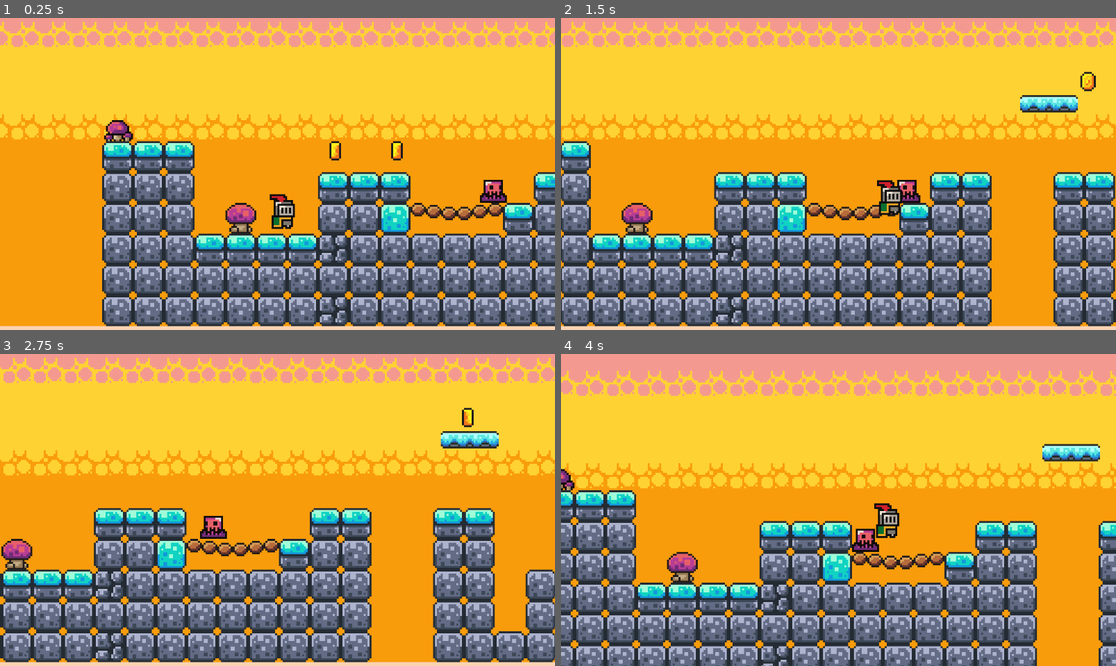
Above: before the commit, frames 1-4 (two rows, left to right).
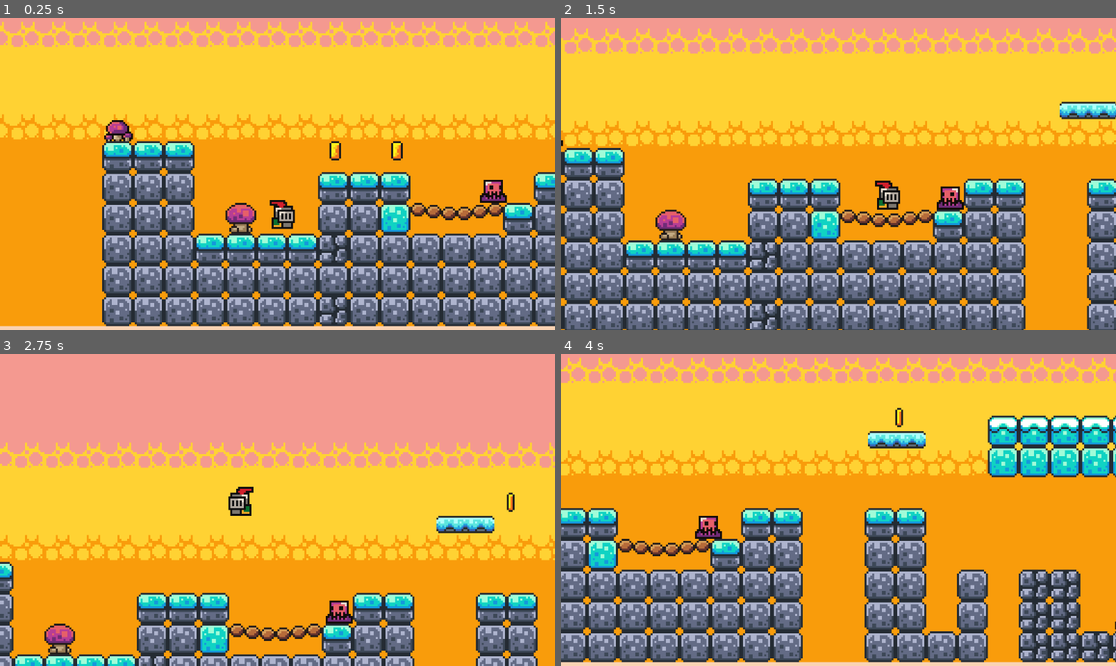
Above: after the commit, the same moments.

Repository: Savannah-K/godot-2d-practice
Game: Godot game, scene res://scenes/game.tscn
Same seed, same stepped clock (60 frames per second), same inputs: the game is played once before the commit and once after it.
Inputs:
- Up to frame 1 (0.25 s): no input
- Up to frame 2 (1.5 s): tap Enter (ui_accept) at 0.5, 0.6 s; hold Right (ui_right) from 0.53 s (still down); tap Space (jump, bound only after the commit) at 0.77, 0.8, 1.07, 1.35 s
- Up to frame 3 (2.75 s): tap Space (jump, bound only after the commit) at 1.52, 1.82, 2.3 s; tap Enter (ui_accept) at 1.55, 2.1 s; release Right (ui_right) at 2.03 s; hold Left (ui_left) from 2.03 s (still down)
- Up to frame 4 (4 s): release Left (ui_left) at 2.78 s; hold Right (ui_right) from 2.78 s (still down); tap Alt at 2.85 s; tap Space (jump, bound only after the commit) at 3.02, 3.32, 3.77, 3.8 s; tap Enter (ui_accept) at 3.05 s; tap Shift at 3.6 s

The runs differ from the first frame. In frame 1, 0.3% of the frame differs, in the area x 48-54%, y 56-68%; in frame 2, 48%; in frame 3, 84%, in the area x 0-100%, y 1-100%; in frame 4, 55%.

Commit message:
advanced player movement

Diff:
--- a/project.godot
+++ b/project.godot
@@ -19,6 +19,27 @@
 
 enabled=PackedStringArray("res://addons/godot_super-wakatime/plugin.cfg")
 
+[input]
+
+jump={
+"deadzone": 0.2,
+"events": [Object(InputEventKey,"resource_local_to_scene":false,"resource_name":"","device":-1,"window_id":0,"alt_pressed":false,"shift_pressed":false,"ctrl_pressed":false,"meta_pressed":false,"pressed":false,"keycode":0,"physical_keycode":32,"key_label":0,"unicode":32,"location":0,"echo":false,"script":null)
+, Object(InputEventKey,"resource_local_to_scene":false,"resource_name":"","device":-1,"window_id":0,"alt_pressed":false,"shift_pressed":false,"ctrl_pressed":false,"meta_pressed":false,"pressed":false,"keycode":0,"physical_keycode":87,"key_label":0,"unicode":119,"location":0,"echo":false,"script":null)
+]
+}
+move_left={
+"deadzone": 0.2,
+"events": [Object(InputEventKey,"resource_local_to_scene":false,"resource_name":"","device":-1,"window_id":0,"alt_pressed":false,"shift_pressed":false,"ctrl_pressed":false,"meta_pressed":false,"pressed":false,"keycode":0,"physical_keycode":4194319,"key_label":0,"unicode":0,"location":0,"echo":false,"script":null)
+, Object(InputEventKey,"resource_local_to_scene":false,"resource_name":"","device":-1,"window_id":0,"alt_pressed":false,"shift_pressed":false,"ctrl_pressed":false,"meta_pressed":false,"pressed":false,"keycode":0,"physical_keycode":65,"key_label":0,"unicode":97,"location":0,"echo":false,"script":null)
+]
+}
+move_right={
+"deadzone": 0.2,
+"events": [Object(InputEventKey,"resource_local_to_scene":false,"resource_name":"","device":-1,"window_id":0,"alt_pressed":false,"shift_pressed":false,"ctrl_pressed":false,"meta_pressed":false,"pressed":false,"keycode":0,"physical_keycode":4194321,"key_label":0,"unicode":0,"location":0,"echo":false,"script":null)
+, Object(InputEventKey,"resource_local_to_scene":false,"resource_name":"","device":-1,"window_id":0,"alt_pressed":false,"shift_pressed":false,"ctrl_pressed":false,"meta_pressed":false,"pressed":false,"keycode":0,"physical_keycode":68,"key_label":0,"unicode":100,"location":0,"echo":false,"script":null)
+]
+}
+
 [rendering]
 
 textures/canvas_textures/default_texture_filter=0
--- a/scenes/player.tscn
+++ b/scenes/player.tscn
@@ -19,6 +19,74 @@
 atlas = ExtResource("1_4flbx")
 region = Rect2(96, 0, 32, 32)
 
+[sub_resource type="AtlasTexture" id="AtlasTexture_fulsm"]
+atlas = ExtResource("1_4flbx")
+region = Rect2(64, 160, 32, 32)
+
+[sub_resource type="AtlasTexture" id="AtlasTexture_g2els"]
+atlas = ExtResource("1_4flbx")
+region = Rect2(0, 64, 32, 32)
+
+[sub_resource type="AtlasTexture" id="AtlasTexture_qhqgy"]
+atlas = ExtResource("1_4flbx")
+region = Rect2(32, 64, 32, 32)
+
+[sub_resource type="AtlasTexture" id="AtlasTexture_dqkch"]
+atlas = ExtResource("1_4flbx")
+region = Rect2(64, 64, 32, 32)
+
+[sub_resource type="AtlasTexture" id="AtlasTexture_qlg0r"]
+atlas = ExtResource("1_4flbx")
+region = Rect2(96, 64, 32, 32)
+
+[sub_resource type="AtlasTexture" id="AtlasTexture_tuyoq"]
+atlas = ExtResource("1_4flbx")
+region = Rect2(128, 64, 32, 32)
+
+[sub_resource type="AtlasTexture" id="AtlasTexture_fjrip"]
+atlas = ExtResource("1_4flbx")
+region = Rect2(160, 64, 32, 32)
+
+[sub_resource type="AtlasTexture" id="AtlasTexture_smehm"]
+atlas = ExtResource("1_4flbx")
+region = Rect2(192, 64, 32, 32)
+
+[sub_resource type="AtlasTexture" id="AtlasTexture_ur7pv"]
+atlas = ExtResource("1_4flbx")
+region = Rect2(224, 64, 32, 32)
+
+[sub_resource type="AtlasTexture" id="AtlasTexture_y4r1p"]
+atlas = ExtResource("1_4flbx")
+region = Rect2(0, 96, 32, 32)
+
+[sub_resource type="AtlasTexture" id="AtlasTexture_d2wvv"]
+atlas = ExtResource("1_4flbx")
+region = Rect2(32, 96, 32, 32)
+
+[sub_resource type="AtlasTexture" id="AtlasTexture_3v2ag"]
+atlas = ExtResource("1_4flbx")
+region = Rect2(64, 96, 32, 32)
+
+[sub_resource type="AtlasTexture" id="AtlasTexture_jej6c"]
+atlas = ExtResource("1_4flbx")
+region = Rect2(96, 96, 32, 32)
+
+[sub_resource type="AtlasTexture" id="AtlasTexture_f1ej7"]
+atlas = ExtResource("1_4flbx")
+region = Rect2(128, 96, 32, 32)
+
+[sub_resource type="AtlasTexture" id="AtlasTexture_oprun"]
+atlas = ExtResource("1_4flbx")
+region = Rect2(160, 96, 32, 32)
+
+[sub_resource type="AtlasTexture" id="AtlasTexture_a8ls1"]
+atlas = ExtResource("1_4flbx")
+region = Rect2(192, 96, 32, 32)
+
+[sub_resource type="AtlasTexture" id="AtlasTexture_qfm1y"]
+atlas = ExtResource("1_4flbx")
+region = Rect2(224, 96, 32, 32)
+
 [sub_resource type="SpriteFrames" id="SpriteFrames_2hs0m"]
 animations = [{
 "frames": [{
@@ -37,6 +105,67 @@
 "loop": true,
 "name": &"idle",
 "speed": 10.0
+}, {
+"frames": [{
+"duration": 1.0,
+"texture": SubResource("AtlasTexture_fulsm")
+}],
+"loop": true,
+"name": &"jump",
+"speed": 10.0
+}, {
+"frames": [{
+"duration": 1.0,
+"texture": SubResource("AtlasTexture_g2els")
+}, {
+"duration": 1.0,
+"texture": SubResource("AtlasTexture_qhqgy")
+}, {
+"duration": 1.0,
+"texture": SubResource("AtlasTexture_dqkch")
+}, {
+"duration": 1.0,
+"texture": SubResource("AtlasTexture_qlg0r")
+}, {
+"duration": 1.0,
+"texture": SubResource("AtlasTexture_tuyoq")
+}, {
+"duration": 1.0,
+"texture": SubResource("AtlasTexture_fjrip")
+}, {
+"duration": 1.0,
+"texture": SubResource("AtlasTexture_smehm")
+}, {
+"duration": 1.0,
+"texture": SubResource("AtlasTexture_ur7pv")
+}, {
+"duration": 1.0,
+"texture": SubResource("AtlasTexture_y4r1p")
+}, {
+"duration": 1.0,
+"texture": SubResource("AtlasTexture_d2wvv")
+}, {
+"duration": 1.0,
+"texture": SubResource("AtlasTexture_3v2ag")
+}, {
+"duration": 1.0,
+"texture": SubResource("AtlasTexture_jej6c")
+}, {
+"duration": 1.0,
+"texture": SubResource("AtlasTexture_f1ej7")
+}, {
+"duration": 1.0,
+"texture": SubResource("AtlasTexture_oprun")
+}, {
+"duration": 1.0,
+"texture": SubResource("AtlasTexture_a8ls1")
+}, {
+"duration": 1.0,
+"texture": SubResource("AtlasTexture_qfm1y")
+}],
+"loop": true,
+"name": &"run",
+"speed": 10.0
 }]
 
 [sub_resource type="CircleShape2D" id="CircleShape2D_1jxqw"]
@@ -51,9 +180,9 @@
 texture_filter = 1
 position = Vector2(0, -12)
 sprite_frames = SubResource("SpriteFrames_2hs0m")
-animation = &"idle"
-frame = 3
-frame_progress = 0.56503093
+animation = &"run"
+frame = 1
+frame_progress = 0.50124305
 
 [node name="CollisionShape2D" type="CollisionShape2D" parent="."]
 position = Vector2(0, -6)
--- a/scripts/player.gd
+++ b/scripts/player.gd
@@ -3,6 +3,8 @@
 
 const SPEED = 130.0
 const JUMP_VELOCITY = -300.0
+
+@onready var animated_sprite_2d: AnimatedSprite2D = $AnimatedSprite2D
 
 
 func _physics_process(delta: float) -> void:
@@ -11,12 +13,29 @@
 		velocity += get_gravity() * delta
 
 	# Handle jump.
-	if Input.is_action_just_pressed("ui_accept") and is_on_floor():
+	if Input.is_action_just_pressed("jump") and is_on_floor():
 		velocity.y = JUMP_VELOCITY
 
-	# Get the input direction and handle the movement/deceleration.
-	# As good practice, you should replace UI actions with custom gameplay actions.
-	var direction := Input.get_axis("ui_left", "ui_right")
+	#Input diresction: -1, 0, 1
+	var direction := Input.get_axis("move_left", "move_right")
+
+	#flip sprite based on direction
+	if direction > 0:
+		animated_sprite_2d.flip_h = false
+	elif direction < 0:
+		animated_sprite_2d.flip_h = true
+
+		#play animations
+	if is_on_floor():
+		if direction == 0:
+			animated_sprite_2d.play("idle")
+		else:
+
+			animated_sprite_2d.play("run")
+	else:
+		animated_sprite_2d.play("jump")
+
+	#applied movement
 	if direction:
 		velocity.x = direction * SPEED
 	else:
Not shown: 1 places in scenes/player.tscn that only renumber resources
